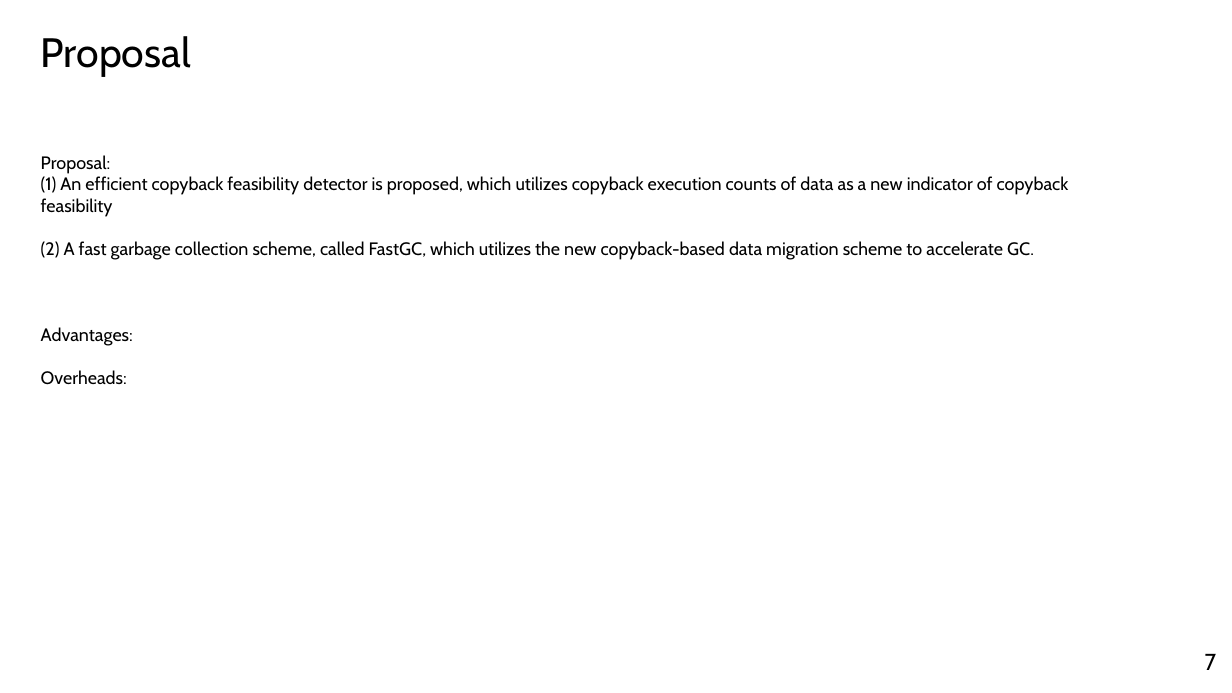
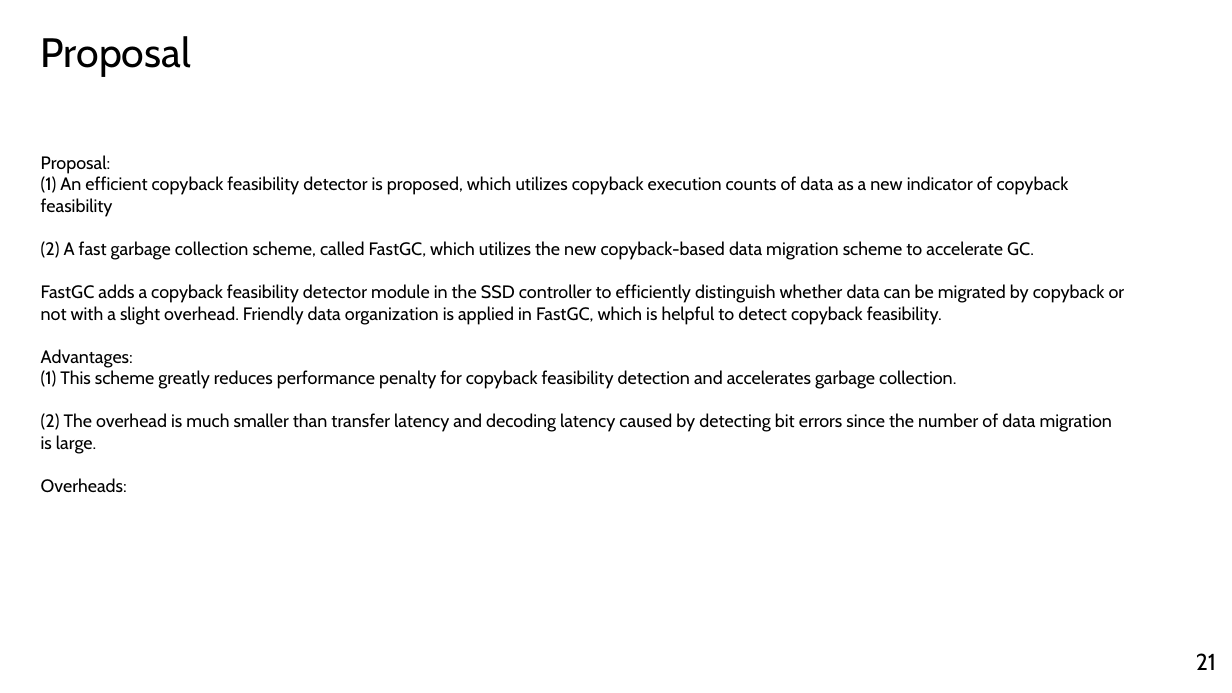
Before and after one commit to yousei-github/StudyNotes, a slide deck: slide 21 of temp/Presentation_Yang Sheng.pptx (slide 7 before the commit). Drawn at 1232x693 pixels with LibreOffice and Linux fonts; fonts in the diff are those of the drawing. Boxes give left, top, right and bottom in pixels: in the first picture for what was removed or moved away, otherwise in the second. Text is boxed around its words. In the diff, an @@ line names an element or a change of style, - is before the commit and + after.

```diff
--- a/temp/Presentation_Yang Sheng.pptx
+++ b/temp/Presentation_Yang Sheng.pptx
@@ text at (41,284,1125,325): paragraph added @@
+FastGC adds a copyback feasibility detector module in the SSD controller to efficiently distinguish whether data can be migrated by copyback or not with a slight overhead. Friendly data organization is applied in FastGC, which is helpful to detect copyback feasibility.
@@ text at (41,370,1112,454): paragraphs added @@
+(1) This scheme greatly reduces performance penalty for copyback feasibility detection and accelerates garbage collection.
+(2) The overhead is much smaller than transfer latency and decoding latency caused by detecting bit errors since the number of data migration is large.
@@ page number at (1196,653,1216,670): text changed @@
-7
+21
```
Also in this commit, not shown: 2 other slides changed, 18 slides added, 4 slides removed.
